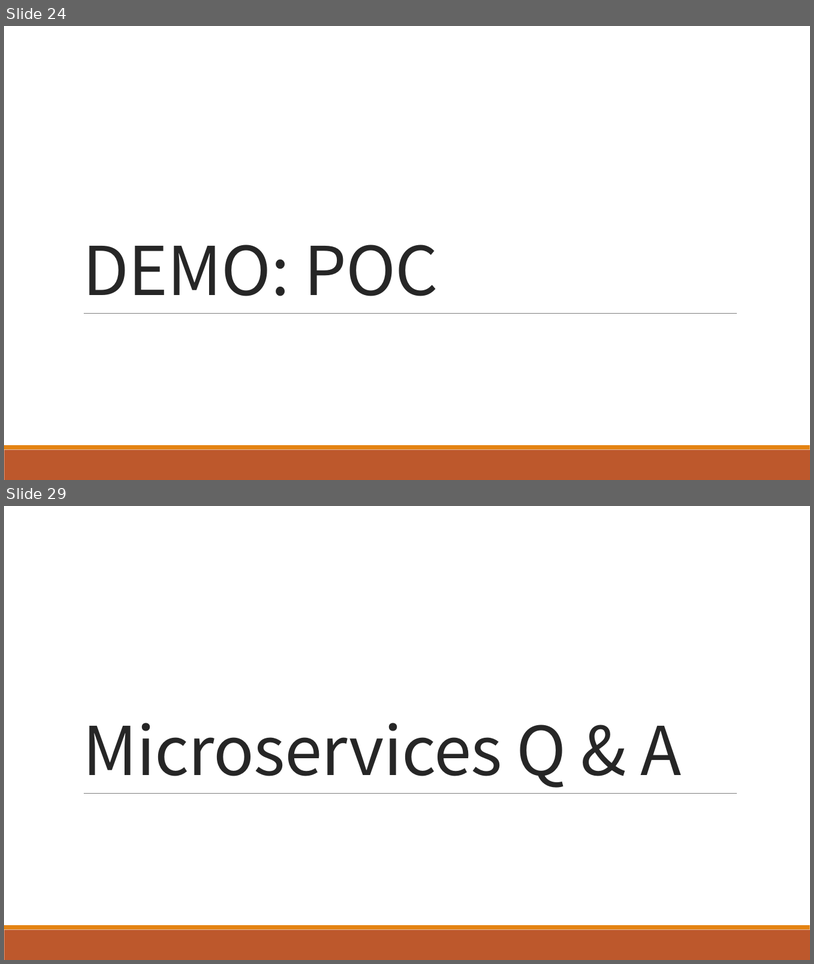
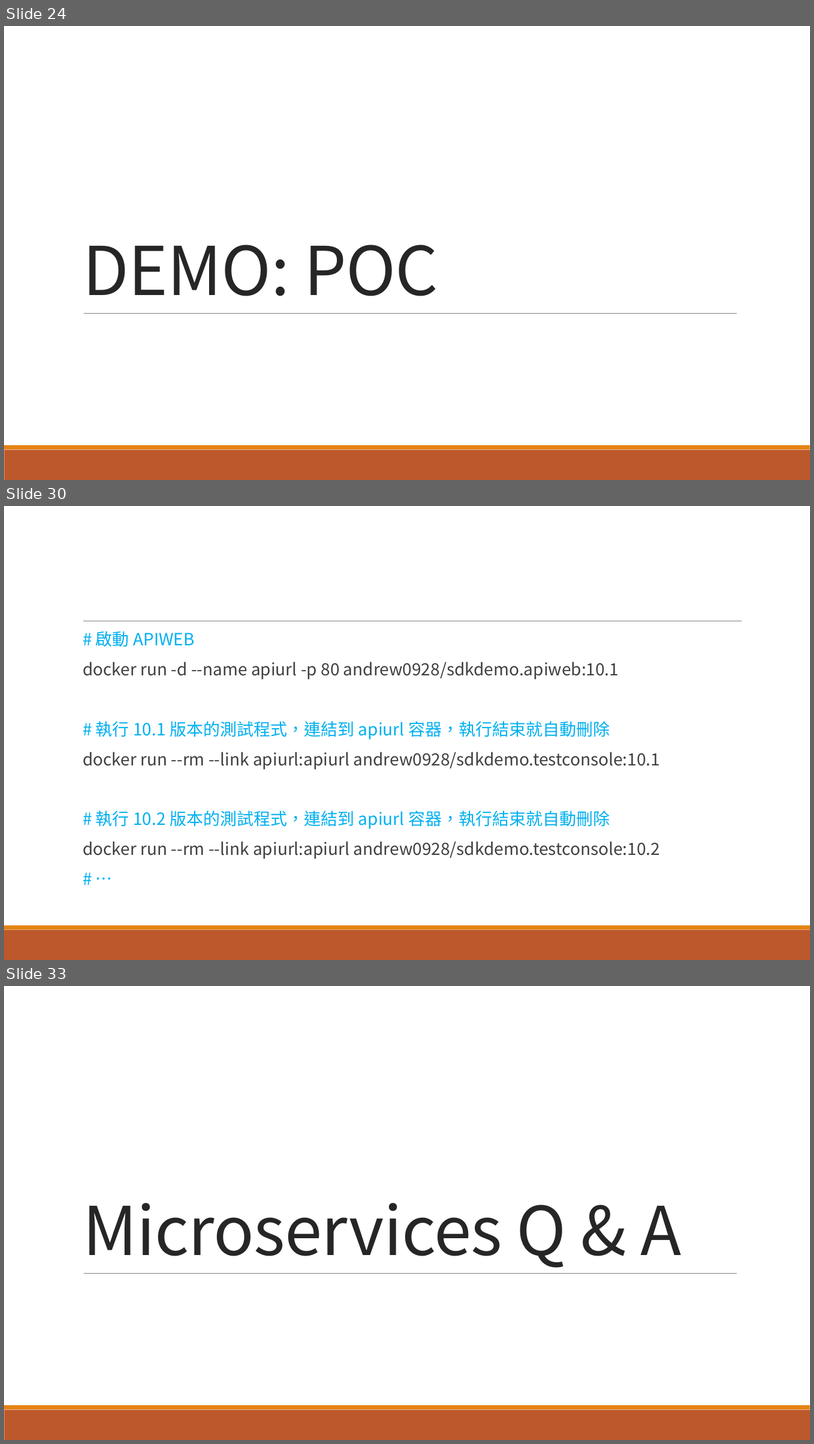
Before and after one commit to andrew0928/Course.Microservices.201612, a slide deck: Session4/M04.pptx. Shown one above the other, each under a label of ours: slides 24 and 29 before the commit, slides 24, 30 and 33 after it; the slides between them are not shown. The pictures are 814x964 and 814x1444 pixels, drawn with LibreOffice and Linux fonts; fonts in the diff are those of the drawing. Boxes give left, top, right and bottom in pixels: in the first picture for what was removed or moved away, otherwise in the second. Text is boxed around its words. In the diff, an @@ line names an element or a change of style, - is before the commit and + after.

```diff
--- a/Session4/M04.pptx
+++ b/Session4/M04.pptx
@@ slide 30 added at (x1=4, y1=506, x2=810, y2=960), background #FFFFFF; not listed: 2 template elements that a slide beside it also shows @@
@@ text added at (x1=83, y1=631, x2=661, y2=859), 20 pt, text #404040 @@
+  # 啟動 APIWEB
+  docker run -d --name apiurl -p 80 andrew0928/sdkdemo.apiweb:10.1
+  # 執行 10.1 版本的測試程式，連結到 apiurl 容器，執行結束就自動刪除
+  docker run --rm --link apiurl:apiurl andrew0928/sdkdemo.testconsole:10.1
+  # 執行 10.2 版本的測試程式，連結到 apiurl 容器，執行結束就自動刪除
+  docker run --rm --link apiurl:apiurl andrew0928/sdkdemo.testconsole:10.2
+  # …
@@ line added from (83, 621) to (743, 621), #808080 0.5 pt @@
@@ what was slide 29 is now slide 33 @@
```
Also in this commit, not shown: 4 slides changed, 4 other slides added, 1 slide removed.
